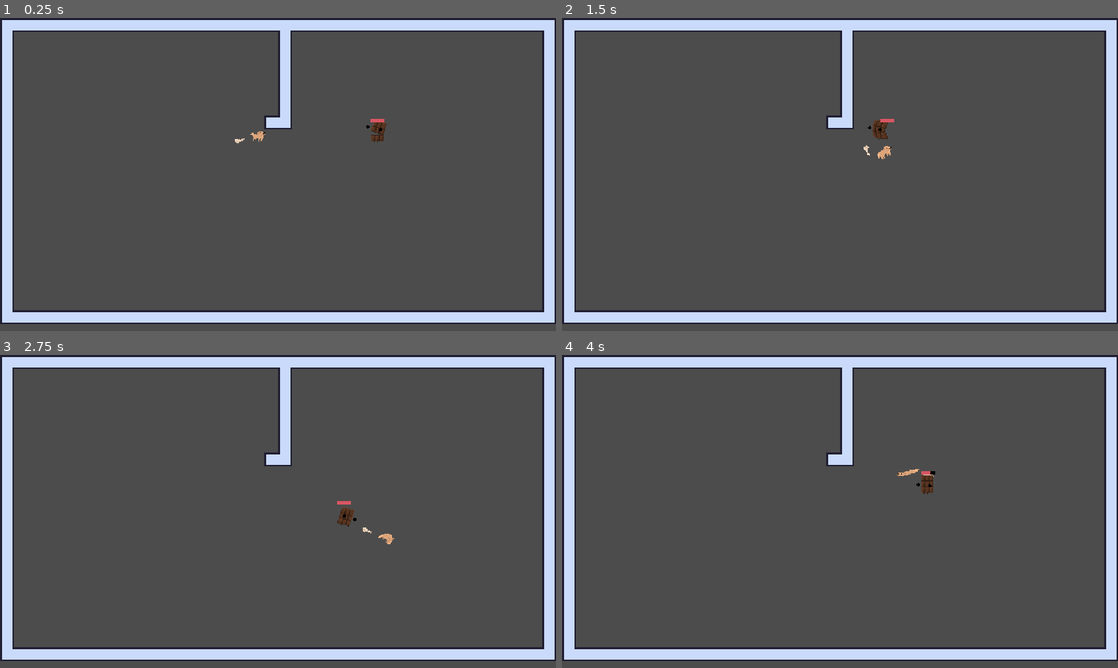
Above: before the commit, frames 1-4 (two rows, left to right).
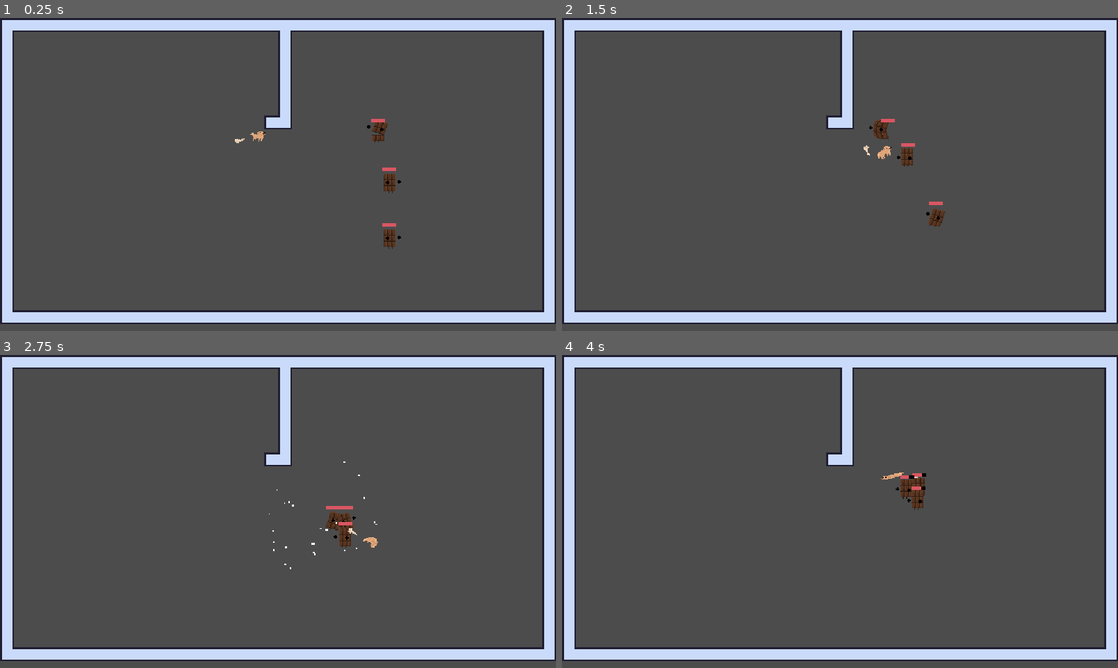
Above: after the commit, the same moments.

Repository: 3k2ng/dog-puff-pensive
Game: Godot game, scene res://scenes/demo_tung.tscn
Two runs of this game, one before a commit and one after it. Both use one fixed random seed, a clock stepped at 60 frames per second and the inputs below. The project has no main scene, so this scene is started directly.
Inputs (mouse positions are in pixels of both pictures, inside the frame that each line leads up to):
- Up to frame 1 (0.25 s): no input
- Up to frame 2 (1.5 s): move the mouse to (962, 158) at 0.52 s; hold D (move_right) 0.53-1.28 s; right-click (962, 158) at 0.6 s; move the mouse to (728, 190) at 1.27 s; hold S (move_down) from 1.28 s (still down); click (728, 190) at 1.35 s
- Up to frame 3 (2.75 s): move the mouse to (333, 442) at 2.02 s; release S (move_down) at 2.03 s; hold D (move_right) from 2.03 s (still down); right-click (333, 442) at 2.1 s
- Up to frame 4 (4 s): move the mouse to (812, 574) at 2.77 s; release D (move_right) at 2.78 s; hold W (move_up) 2.78-3.53 s; click (812, 574) at 2.85 s; move the mouse to (1006, 558) at 3.52 s; hold A (move_left) from 3.53 s (still down); right-click (1006, 558) at 3.6 s

The runs differ from the first frame. In frame 1, 0.4% of the frame differs, in the area x 65-73%, y 32-74%; in frame 2, 0.4%; in frame 3, 0.6%, in the area x 48-71%, y 34-69%; in frame 4, 0.6%.

Commit message:
fix some more bugs

Diff:
--- a/objects/enemies/choco_bar.tscn
+++ b/objects/enemies/choco_bar.tscn
@@ -12,6 +12,7 @@
 [ext_resource path="res://sprites/enemies/chocolate bar hurt.png" type="Texture" id=10]
 
 [sub_resource type="ShaderMaterial" id=8]
+resource_local_to_scene = true
 shader = ExtResource( 7 )
 shader_param/flash_color = Color( 1, 1, 1, 1 )
 shader_param/flash_modifier = 0.0
@@ -517,7 +518,7 @@
 use_parent_material = true
 position = Vector2( 0, -3 )
 frames = SubResource( 29 )
-animation = "notice"
+frame = 1
 __meta__ = {
 "_edit_lock_": true
 }
--- a/scenes/demo_tung.tscn
+++ b/scenes/demo_tung.tscn
@@ -1,13 +1,32 @@
-[gd_scene load_steps=5 format=2]
+[gd_scene load_steps=9 format=2]
 
 [ext_resource path="res://tilesets/test_autotile.tres" type="TileSet" id=1]
 [ext_resource path="res://objects/player.tscn" type="PackedScene" id=2]
 [ext_resource path="res://objects/enemies/choco_bar.tscn" type="PackedScene" id=3]
+[ext_resource path="res://scripts/shaders/flash.gdshader" type="Shader" id=4]
 [ext_resource path="res://scripts/game_field.gd" type="Script" id=6]
+
+[sub_resource type="ShaderMaterial" id=1]
+resource_local_to_scene = true
+shader = ExtResource( 4 )
+shader_param/flash_color = Color( 1, 1, 1, 1 )
+shader_param/flash_modifier = 0.0
+
+[sub_resource type="ShaderMaterial" id=2]
+resource_local_to_scene = true
+shader = ExtResource( 4 )
+shader_param/flash_color = Color( 1, 1, 1, 1 )
+shader_param/flash_modifier = 0.0
+
+[sub_resource type="ShaderMaterial" id=3]
+resource_local_to_scene = true
+shader = ExtResource( 4 )
+shader_param/flash_color = Color( 1, 1, 1, 1 )
+shader_param/flash_modifier = 0.0
 
 [node name="Game" type="Node"]
 
-[node name="Field" type="Node" parent="."]
+[node name="Field" type="YSort" parent="."]
 script = ExtResource( 6 )
 
 [node name="Tile" type="TileMap" parent="Field"]
@@ -23,4 +42,13 @@
 position = Vector2( 296, 136 )
 
 [node name="ChocoBar" parent="Field" instance=ExtResource( 3 )]
+material = SubResource( 1 )
 position = Vector2( 448, 136 )
+
+[node name="ChocoBar2" parent="Field" instance=ExtResource( 3 )]
+material = SubResource( 2 )
+position = Vector2( 448, 256 )
+
+[node name="ChocoBar3" parent="Field" instance=ExtResource( 3 )]
+material = SubResource( 3 )
+position = Vector2( 448, 192 )
--- a/scripts/enemies/basic_enemy.gd
+++ b/scripts/enemies/basic_enemy.gd
@@ -13,7 +13,7 @@
 
 const DETECTION_RANGE = 160 # 10 blocks
 const ATTACK_RANGE = 20
-const CLOSEST_DIST = 1 # closest distance needed to consider arrived at last know player location
+const CLOSEST_DIST = 16 # closest distance needed to consider arrived at last know player location
 
 const STUN_TIME = 0.1
 
@@ -42,6 +42,8 @@
 	dead = true
 	velocity = Vector2.ZERO
 	anim_playback.travel("dead")
+	health_bar.visible = false
+	$Shape.disabled = true
 
 func _ready() -> void:
 	get_player_as_target()
@@ -65,11 +67,14 @@
 			state = IDLE
 
 	if target:
+		for e in get_tree().get_nodes_in_group("enemy"):
+			to_player.add_exception(e)
+			pass
 		to_player.cast_to = target.position - position
 		if anim_playback.get_current_node() == "melee_attack" or (to_player.cast_to.length() < ATTACK_RANGE and not to_player.is_colliding()):
 			state = ATTACK
 		elif to_player.cast_to.length() > DETECTION_RANGE or to_player.is_colliding():
-			if position.distance_to(last_known_location) < 1:
+			if position.distance_to(last_known_location) < CLOSEST_DIST:
 				anim_playback.travel("confused")
 				state = IDLE
 		else:
